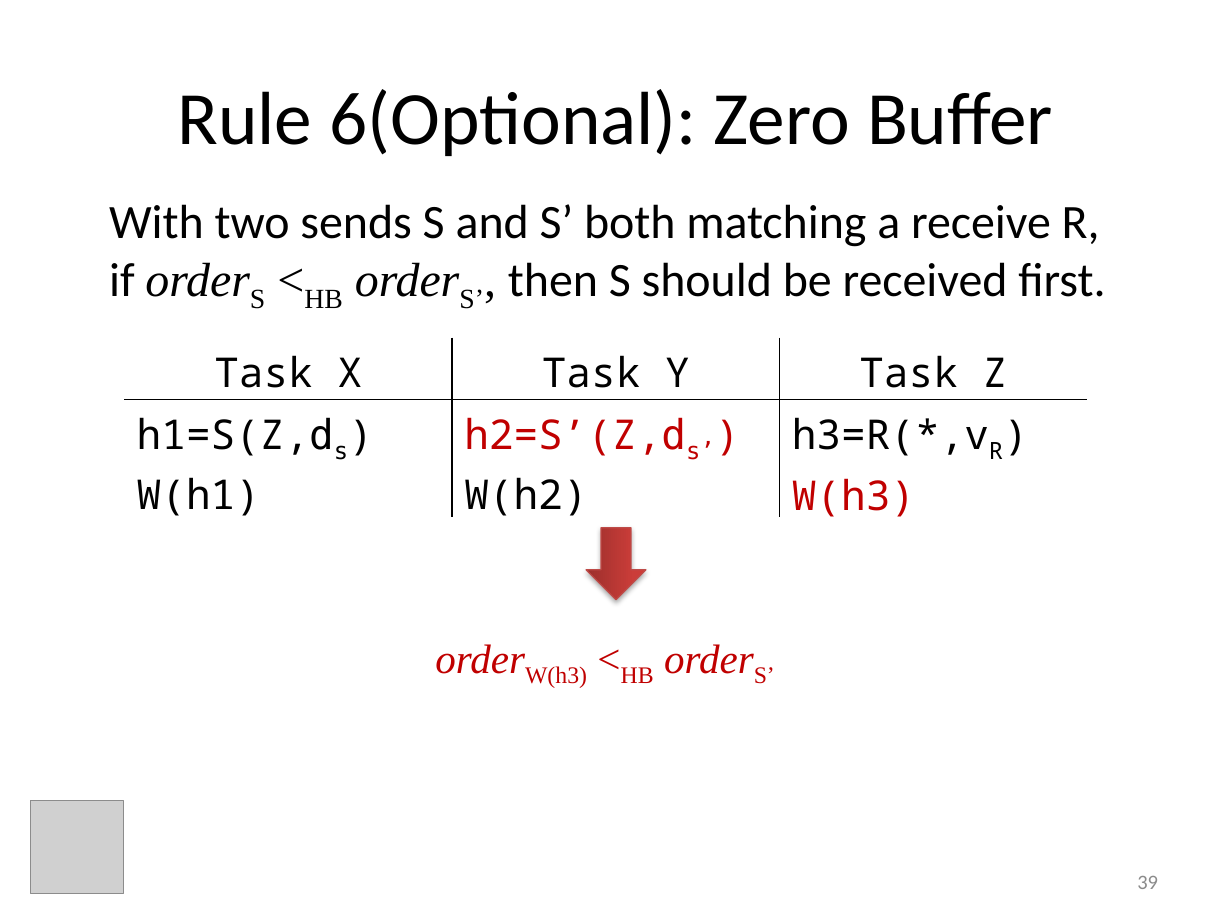
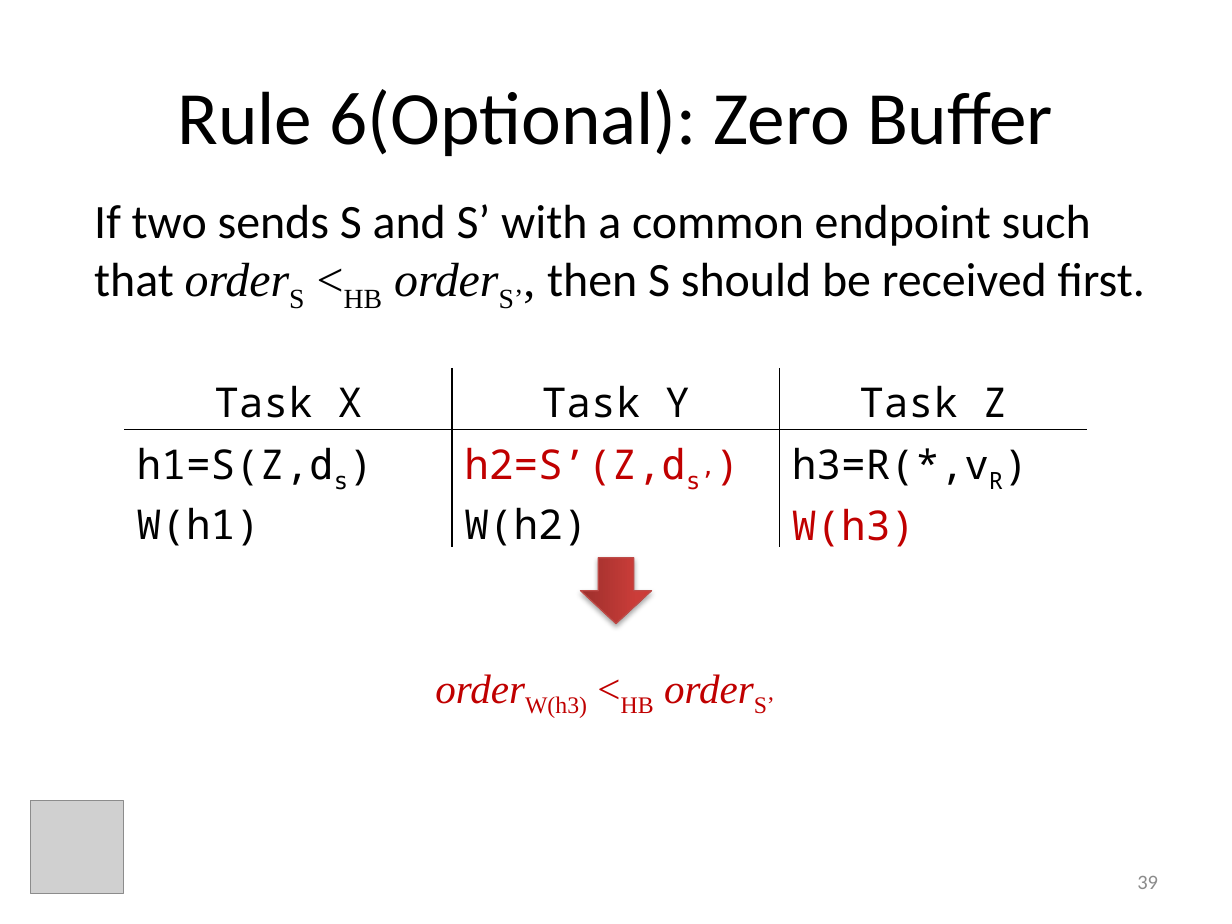
Before and after one commit to ericmercer/MP-trace-language, a slide deck: slide 39 of presentations/ASE2013.pptx. Drawn at 1232x924 pixels with LibreOffice and Linux fonts; fonts in the diff are those of the drawing; grey boxes stand for pictures. Boxes give left, top, right and bottom in pixels: in the first picture for what was removed or moved away, otherwise in the second. Text is boxed around its words. In the diff, an @@ line names an element or a change of style, - is before the commit and + after.

Commit message:
minor changes

```diff
--- a/presentations/ASE2013.pptx
+++ b/presentations/ASE2013.pptx
@@ text at box(94, 204, 1145, 308): text changed @@
-With two sends S and S’ both matching a receive R,
-if orderS <HB orderS’, then S should be received first.
+If two sends S and S’ with a common endpoint such
+that orderS <HB orderS’, then S should be received first.
@@ table: place and size @@
-table at box(124, 338, 1088, 521)
+table at box(124, 368, 1088, 551)
@@ right arrow: place and size @@
-right arrow at box(586, 528, 646, 599)
+right arrow at box(580, 559, 651, 624)
@@ text "orderW(h3) <HB orderS’": place and size @@
-text "orderW(h3) <HB orderS’" at box(525, 666, 654, 688)
+text "orderW(h3) <HB orderS’" at box(525, 696, 654, 718)
```
